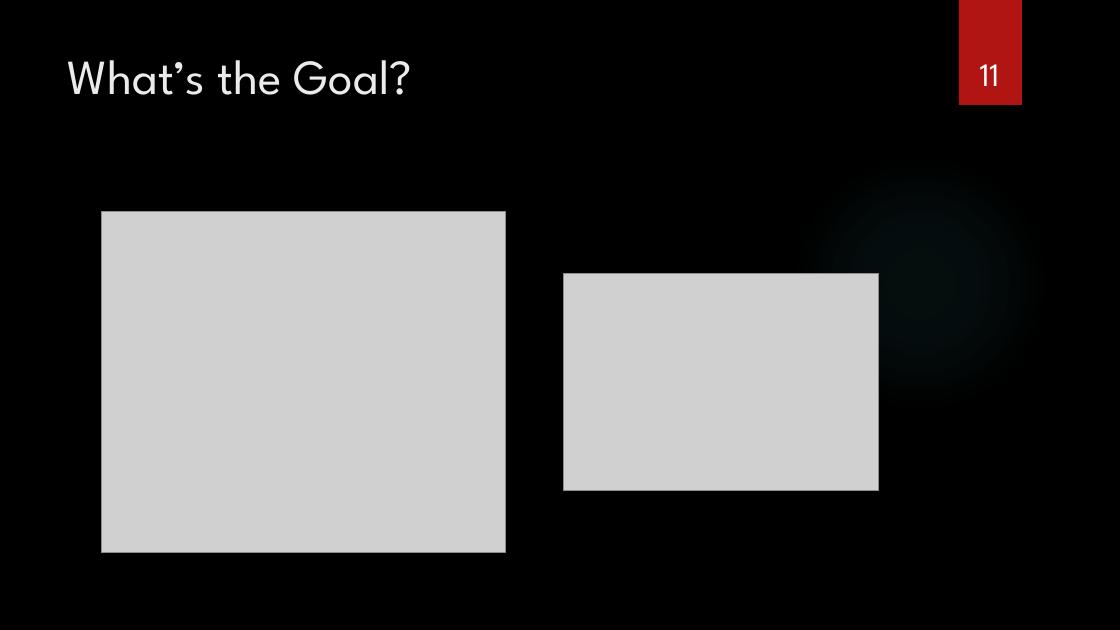
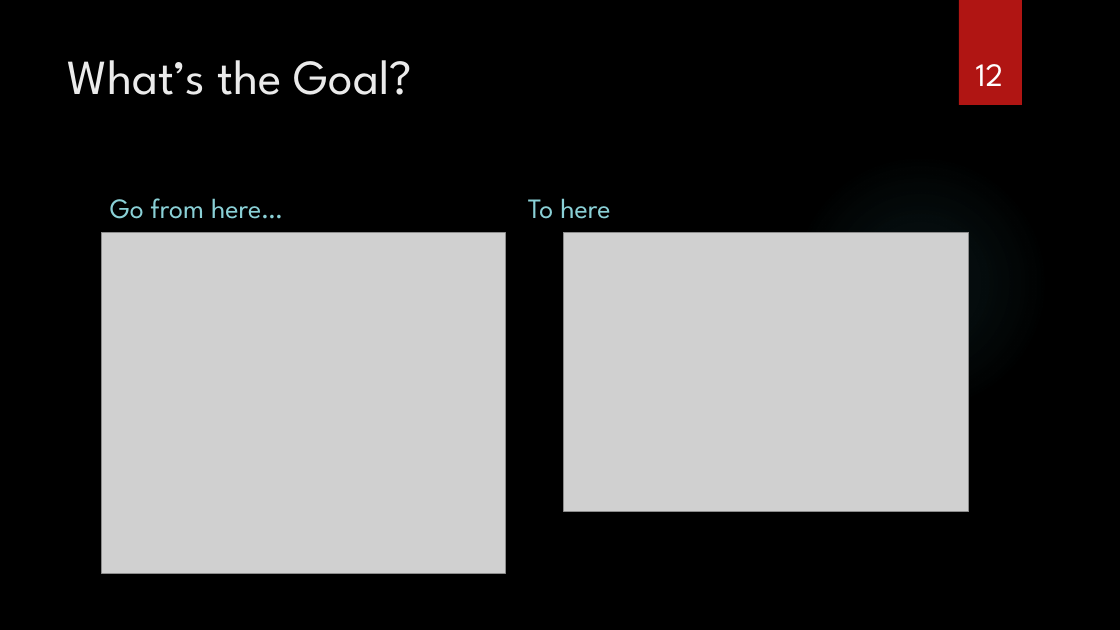
Before and after one commit to nicholas-vogt/modeling-march-madness, a slide deck: slide 12 of 1 Web Scraping.pptx (slide 11 before the commit). Drawn at 1120x630 pixels with LibreOffice and Linux fonts; fonts in the diff are those of the drawing; grey boxes stand for pictures; background and template pictures are left out. Boxes give left, top, right and bottom in pixels: in the first picture for what was removed or moved away, otherwise in the second. Text is boxed around its words. In the diff, an @@ line names an element or a change of style, - is before the commit and + after.

```diff
--- a/1 Web Scraping.pptx
+++ b/1 Web Scraping.pptx
@@ page number at (976,64,1004,86): text changed @@
-11
+12
@@ text added at (110,198,283,219), 24 pt, text #8AD0D6 @@
+Go from here…
@@ text added at (528,198,610,219), 24 pt, text #8AD0D6 @@
+To here
@@ picture: place and size @@
-picture at (102,212,506,553)
+picture at (102,233,506,574)
@@ picture: place and size @@
-picture at (564,273,879,490)
+picture at (564,233,969,512)
```
Also in this commit, not shown: 4 other slides changed, 1 slide added, 6 other files.
